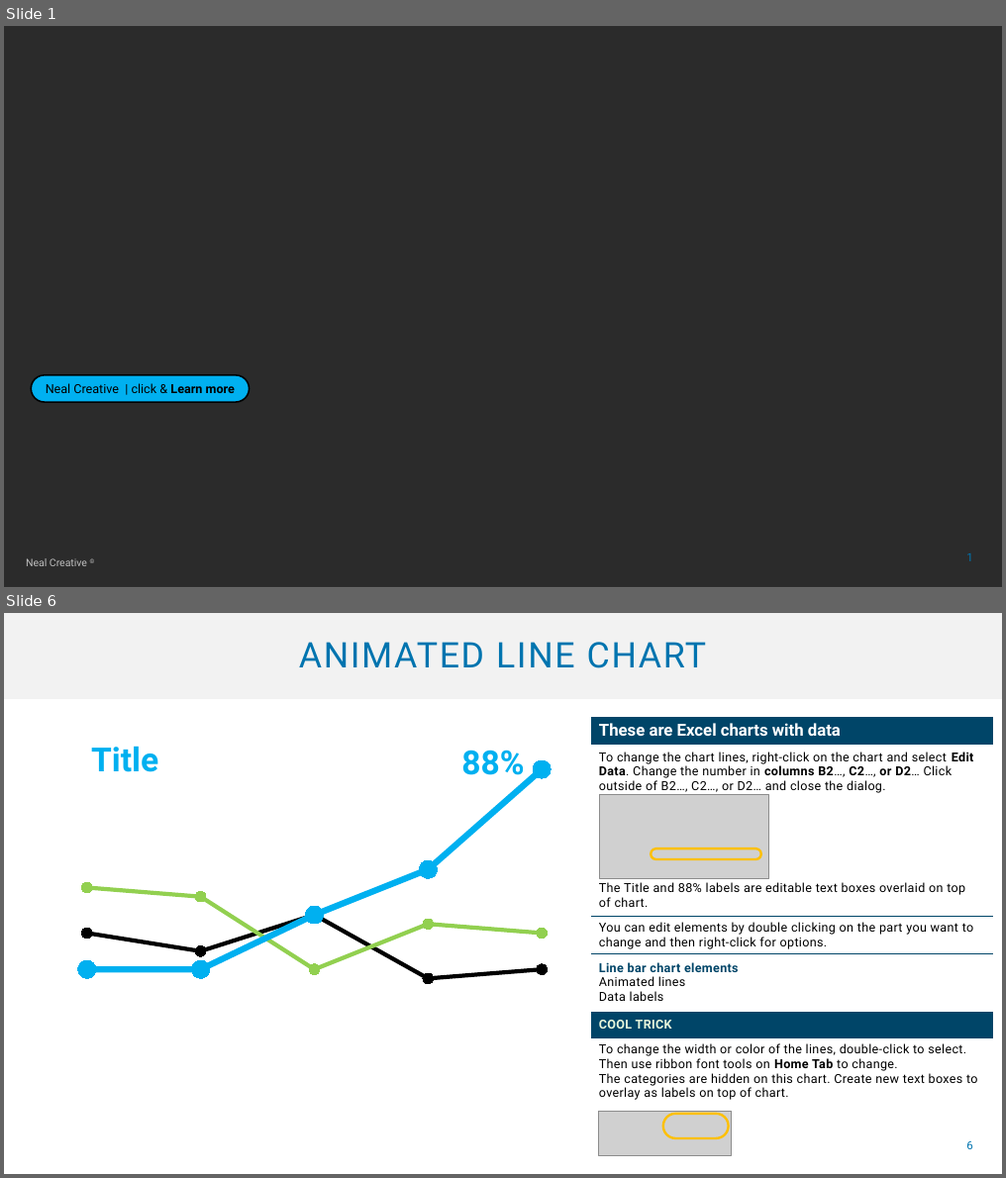
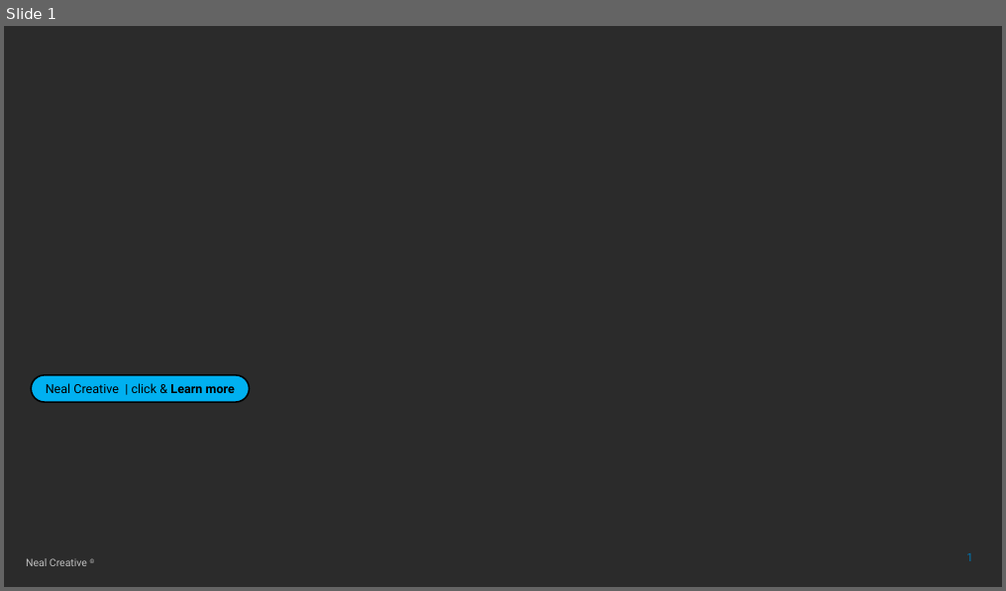
Before and after one commit to manavramesar/social-media-behaviour, a slide deck: Social Media Analysis Presentation.pptx. Shown one above the other, each under a label of ours: slides 1 and 6 before the commit, slide 1 after it; the slides between them are not shown. The pictures are 1006x1178 and 1006x591 pixels, drawn with LibreOffice and Linux fonts; fonts in the diff are those of the drawing; grey boxes stand for pictures; background and template pictures are left out; a plain dark background stands for a picture behind light text. Boxes give left, top, right and bottom in pixels: in the first picture for what was removed or moved away, otherwise in the second. Text is boxed around its words. In the diff, an @@ line names an element or a change of style, - is before the commit and + after.

```diff
--- a/Social Media Analysis Presentation.pptx
+++ b/Social Media Analysis Presentation.pptx
@@ slide 6 removed at bbox=[4, 613, 1002, 1174], background #FFFFFF @@
@@ title removed at bbox=[4, 613, 1002, 699] @@
-ANIMATED LINE CHART
@@ table removed at bbox=[592, 717, 993, 1106], 6 rows, 1 columns @@
-These are Excel charts with data
-To change the chart lines, right-click on the chart and select Edit Data. Change the number in columns B2…, C2…, or D2… Click outside of B2…, C2…, or D2… and close the dialog. / The Title and 88% labels are editable text boxes overlaid on top of chart.
-You can edit elements by double clicking on the part you want to change and then right-click for options.
-Line bar chart elements / Animated lines / Data labels
-COOL TRICK
-To change the width or color of the lines, double-click to select. Then use ribbon font tools on Home Tab to change. / The categories are hidden on this chart. Create new text boxes to overlay as labels on top of chart.
@@ line chart removed at bbox=[30, 733, 613, 1024] @@
-categories: 1, 2, 3, 4, 5
-Series 1: 53, 47, 58, 39, 42
-Series 2: 66, 63, 42, 55, 53
-Series 3: 42, 42, 58, 71, 100
@@ text removed at bbox=[91, 746, 158, 772] @@
-  Title
@@ text removed at bbox=[461, 750, 524, 782] @@
-88%
@@ picture removed at bbox=[600, 795, 769, 879] @@
@@ rounded rectangle removed at bbox=[650, 849, 761, 860] @@
@@ picture removed at bbox=[598, 1111, 732, 1156] @@
@@ rounded rectangle removed at bbox=[663, 1114, 729, 1139] @@
@@ page number removed at bbox=[966, 1141, 972, 1150] @@
-6
```
Also in this commit, not shown: 3 slides added, 7 other slides removed.
